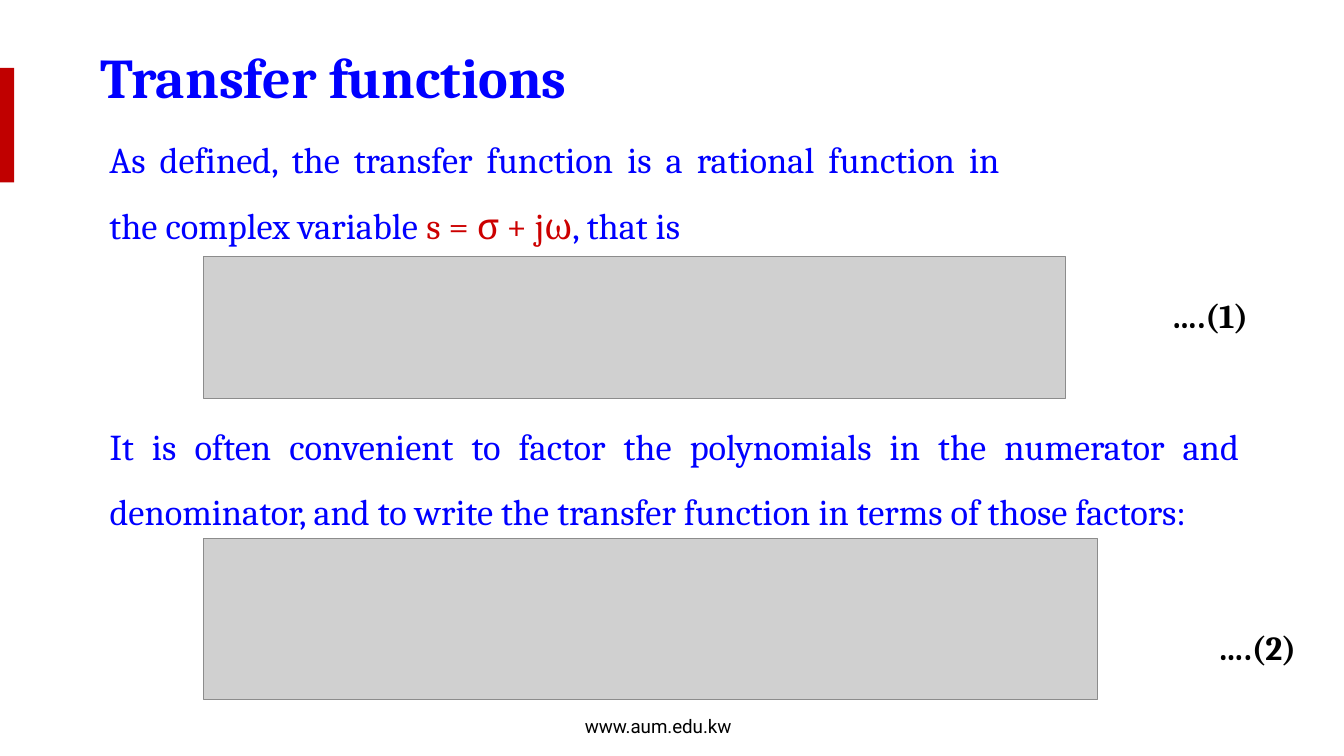
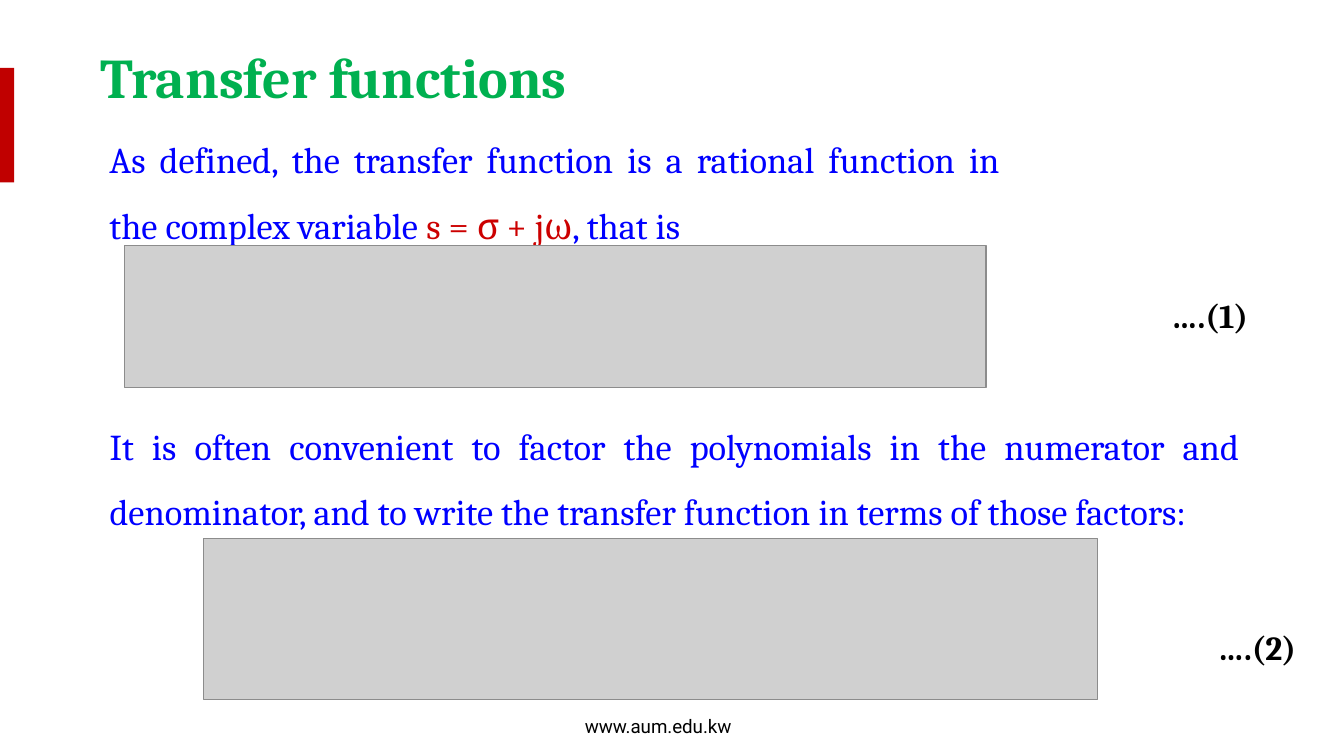
Before and after one commit to salmanrazzaq1993/AUM-WORK, a slide deck: slide 5 of PP WORK/Instructor Version/Week 9/Week 9 Lecture 2 - Poles and Zeros.pptx. Drawn at 1344x756 pixels with LibreOffice and Linux fonts; fonts in the diff are those of the drawing; grey boxes stand for pictures; background and template pictures are left out. Boxes give left, top, right and bottom in pixels: in the first picture for what was removed or moved away, otherwise in the second. Text is boxed around its words. In the diff, an @@ line names an element or a change of style, - is before the commit and + after.

```diff
--- a/PP WORK/Instructor Version/Week 9/Week 9 Lecture 2 - Poles and Zeros.pptx
+++ b/PP WORK/Instructor Version/Week 9/Week 9 Lecture 2 - Poles and Zeros.pptx
@@ text "Transfer functions" at (101, 58, 567, 99): text colour #0000FF to #00B050 @@
@@ rectangle "As defined, the transfer function ...": place and size @@
-rectangle "As defined, the transfer function ..." at (109, 147, 999, 247)
+rectangle "As defined, the transfer function ..." at (100, 111, 1011, 245)
@@ picture: place and size @@
-picture at (204, 256, 1066, 398)
+picture at (125, 245, 987, 387)
```
Also in this commit, not shown: 15 other slides changed, 5 slides added.
